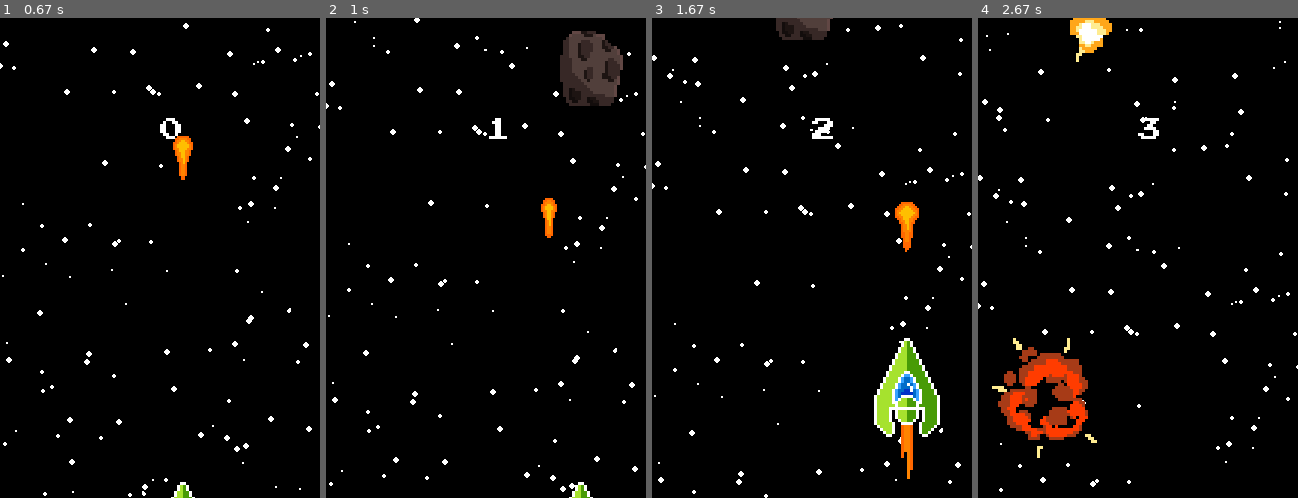
Above: before the commit, frames 1-4 (left to right).
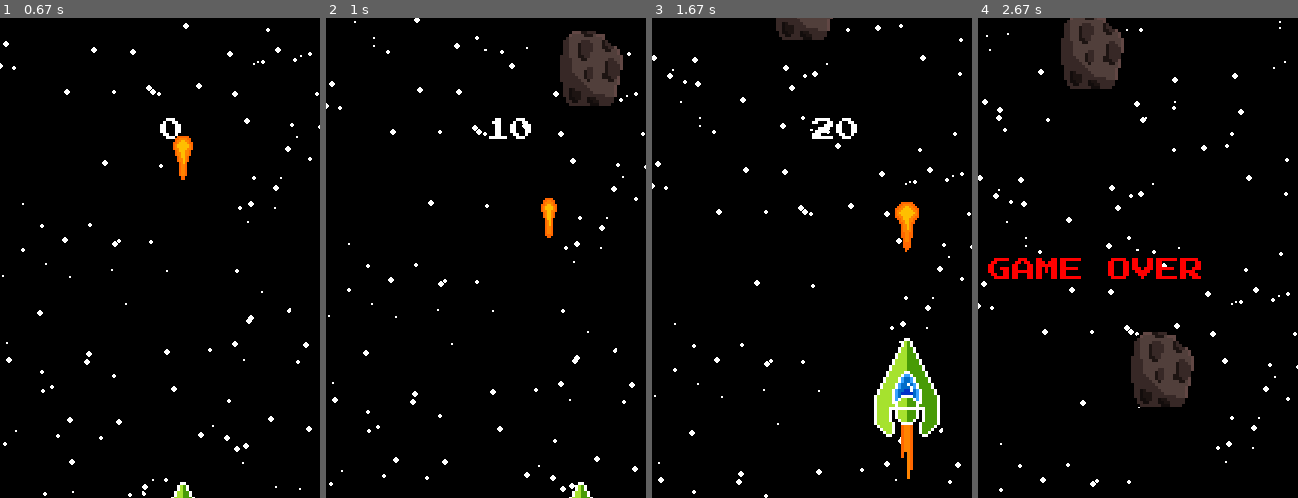
Above: after the commit, the same moments.

Repository: isGoodSoup/astros
Game: pygame game, started from main.py
Two runs of this game, one before a commit and one after it. Both use one fixed random seed, a clock stepped at 60 frames per second and the inputs below.
Inputs:
- Up to frame 1 (0.67 s): tap Space at 0.33 s
- Up to frame 2 (1 s): hold Right from 0.67 s (still down); tap Space at 0.73 s
- Up to frame 3 (1.67 s): tap Space at 1.03, 1.23, 1.57 s; release Right at 1.13 s; hold Up 1.17-1.47 s; hold Right from 1.5 s (still down)
- Up to frame 4 (2.67 s): tap Space at 1.87, 2.07, 2.37, 2.63 s; release Right at 1.97 s; hold Left 2-2.53 s; hold Down from 2.57 s (still down)

Frame 1 is identical in both runs. In frame 2, 0.1% of the frame differs, in the area x 57-65%, y 20-26%; in frame 3, 0.1%; in frame 4, 9.9%, in the area x 3-70%, y 0-92%.

Commit message:
add: sound effects, game over state and minor tweaks

Diff:
--- a/main.py
+++ b/main.py
@@ -6,6 +6,7 @@
 from meteor import Meteor
 from proj import Projectile
 from ship import Ship
+from soundlib import load_sounds, load_ost
 from sprites import SpriteSheet
 
 cols = 20
@@ -25,6 +26,9 @@
         self.fps = 60
         self.frame = 0
         self.scale = 3
+        self.sounds = load_sounds()
+        self.theme = load_ost()
+        pygame.mixer.music.play(-1)
         self.projectiles = pygame.sprite.Group()
         self.meteors = pygame.sprite.Group()
         self.explosions = pygame.sprite.Group()
@@ -59,6 +63,7 @@
         self.last_shot_time = 0
         self.shot_cooldown = 300
         self.score = 0
+        self.game_over = False
 
     def run(self):
         while self.running:
@@ -110,67 +115,88 @@
                 self.ship.image = img
                 self.screen.blit(self.ship.image, [self.ship_x, self.ship_y])
 
-            key_pressed = pygame.key.get_pressed()
-            if key_pressed[pygame.K_LEFT] and self.ship_x > 0:
-                self.ship_x -= self.ship.velocity
-                self.ship.moving = True
-            if key_pressed[pygame.K_RIGHT] and self.ship_x < self.screen_size[0] - img.get_width():
-                self.ship_x += self.ship.velocity
-                self.ship.moving = True
-            if key_pressed[pygame.K_UP] and self.ship_y > 0:
-                self.ship_y -= self.ship.velocity
-                self.ship.moving = True
-            if (key_pressed[pygame.K_DOWN] and self.ship_y < self.screen_size[1]
-                    - self.ship.image.get_height()):
-                self.ship_y += self.ship.velocity
-                self.ship.moving = False
-
-            if key_pressed[
-                pygame.K_SPACE] and current_time - self.last_shot_time >= self.shot_cooldown:
-                self.last_shot_time = current_time
-                self.ship.state = "shoot"
-                projectile = Projectile(self.ship_x + img.get_width() // 2,self.ship_y)
-                self.projectiles.add(projectile)  # type: ignore
-            elif self.ship.moving:
-                self.ship.state = "move"
-            else:
-                self.ship.state = "idle"
-
-            for event in pygame.event.get():
-                if event.type == pygame.QUIT:
-                    self.running = False
-
-            self.projectiles.update()
-            self.projectiles.draw(self.screen)
-
-            if self.ship_alive:
-                self.ship.update_position(self.ship_x, self.ship_y)
-            meteor_hit = pygame.sprite.spritecollideany(self.ship, self.meteors)  # type: ignore
-            if meteor_hit:
-                explosion = Explosion(self.ship_x + img.get_width() // 2,
-                                      self.ship_y + img.get_height() // 2,
-                                      self.frame_explode)
-                self.explosions.add(explosion)  # type: ignore
-                meteor_hit.kill()
-                self.ship.kill()
-                self.ship_alive = False
-
-            hits = pygame.sprite.groupcollide(self.projectiles, self.meteors,
-                                              True, False)
-            for meteor in hits.values():
-                explosion = Explosion(meteor[0].rect.centerx,
-                                      meteor[0].rect.centery,
-                                      self.frame_explode)
-                self.explosions.add(explosion)  # type: ignore
-                meteor[0].kill()
-                self.score += 1
-
-            self.explosions.update()
-            self.explosions.draw(self.screen)
-
-            text_surface = self.game_font.render(str(self.score), True, "WHITE")
-            self.screen.blit(text_surface, [self.screen_size[0]/2, 100])
-            pygame.display.update()
+            if not self.game_over:
+                key_pressed = pygame.key.get_pressed()
+                if key_pressed[pygame.K_LEFT] and self.ship_x > 0:
+                    self.ship_x -= self.ship.velocity
+                    self.ship.moving = True
+                if key_pressed[pygame.K_RIGHT] and self.ship_x < \
+                        self.screen_size[0] - img.get_width():
+                    self.ship_x += self.ship.velocity
+                    self.ship.moving = True
+                if key_pressed[pygame.K_UP] and self.ship_y > 0:
+                    self.ship_y -= self.ship.velocity
+                    self.ship.moving = True
+                if (key_pressed[pygame.K_DOWN] and self.ship_y <
+                        self.screen_size[1]
+                        - self.ship.image.get_height()):
+                    self.ship_y += self.ship.velocity
+                    self.ship.moving = False
+
+                if self.ship_alive:
+                    if key_pressed[
+                        pygame.K_SPACE] and current_time - self.last_shot_time >= self.shot_cooldown:
+                        self.last_shot_time = current_time
+                        self.ship.state = "shoot"
+                        projectile = Projectile(
+                            self.ship_x + img.get_width() // 2,
+                            self.ship_y)
+                        self.projectiles.add(projectile)  # type: ignore
+                        self.sounds[0].play()
+                    elif self.ship.moving:
+                        self.ship.state = "move"
+                    else:
+                        self.ship.state = "idle"
+
+                for event in pygame.event.get():
+                    if event.type == pygame.QUIT:
+                        self.running = False
+
+                self.projectiles.update()
+                self.projectiles.draw(self.screen)
+
+                if self.ship_alive:
+                    self.ship.update_position(self.ship_x, self.ship_y)
+                meteor_hit = pygame.sprite.spritecollideany(self.ship,self.meteors)  # type: ignore
+                if meteor_hit and not self.game_over:
+                    explosion = Explosion(self.ship_x + img.get_width() // 2,
+                                          self.ship_y + img.get_height() // 2,
+                                          self.frame_explode)
+                    self.explosions.add(explosion)  # type: ignore
+                    meteor_hit.kill()
+                    self.sounds[1].play()
+                    self.ship.kill()
+                    self.ship_alive = False
+
+                    pygame.mixer.music.stop()
+                    self.game_over = True
+
+                hits = pygame.sprite.groupcollide(self.projectiles,
+                                                  self.meteors,
+                                                  True, False)
+                for meteor in hits.values():
+                    explosion = Explosion(meteor[0].rect.centerx,
+                                          meteor[0].rect.centery,
+                                          self.frame_explode)
+                    self.explosions.add(explosion)  # type: ignore
+                    meteor[0].kill()
+                    self.sounds[1].play()
+                    self.score += 10
+
+                self.explosions.update()
+                self.explosions.draw(self.screen)
+
+                text_surface = self.game_font.render(str(self.score), True,
+                                                     "WHITE")
+                self.screen.blit(text_surface, [self.screen_size[0] / 2, 100])
+                pygame.display.update()
+
+            if self.game_over:
+                game_over_text = self.game_font.render("GAME OVER", True, "RED")
+                self.screen.blit(
+                    game_over_text,
+                    [self.screen_size[0] // 2 - 150, self.screen_size[1] // 2]
+                )
         pygame.quit()
 
 if __name__ == '__main__':
